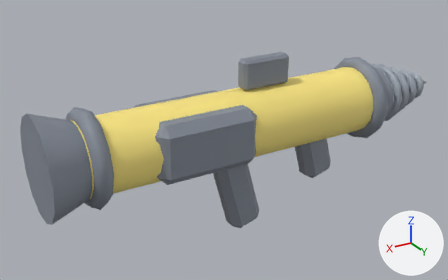
A saved change to the FBX model Assets/CPW/Resources/Models/Weapons/Drill.fbx.
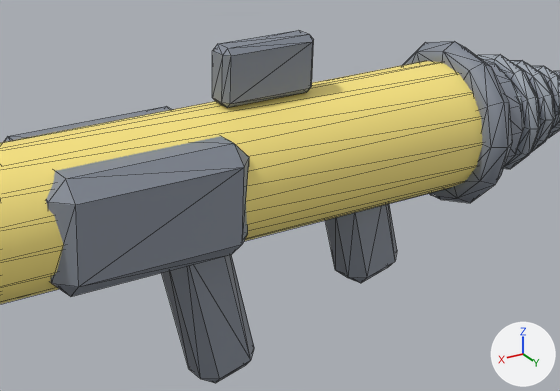
Old and new are each drawn whole from a 50 mm lens placed at (0.98, 1.628, 0.97), pointed at (-0.042, -0.075, 0.118) and again close up on the part from 30% to 92% of the width and 13% to 83% of the height. Every picture has the same lights, and +X, +Y and +Z are marked at lower right. The first two pictures are the older version. The close-ups show mesh edges as thin lines.

Before the edit, the objects in view are built like this:
```python
me_drill = bpy.data.meshes.new('Drill')
me_drill.from_pydata(...)  # 625 vertices, 1222 faces; spans x -0.95..0.62, y -0.19..0.42, z -0.16..0.16
# faces by material slot: [60, 568, 18, 576]
me_drill.materials.append(mat_yellow)  # yellow #ffea83
me_drill.materials.append(mat_gun)  # grey #858c98
me_drill.materials.append(mat_steel)  # light grey #c4cbd4
me_drill.materials.append(mat_steel_dark)  # grey #a0a8b2
ob_drill = bpy.data.objects.new('Drill', me_drill)
ob_drill.location = (0.0, 0.0, 0.0)
ob_drill.rotation_euler = (1.571, 0.0, 0.0)  # degrees (90, 0, 0)
```
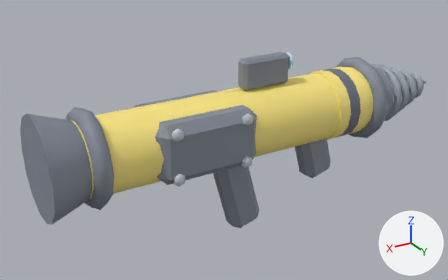
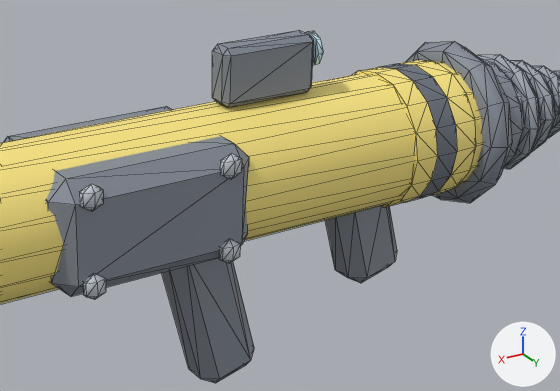
What differs and where, as boxes (x1, y1, x2, y2) in the close-ups (560 x 391 px):
part 1 of me_drill, added: after (79, 184, 103, 211)
part 2 of me_drill, added: after (220, 153, 242, 180)
part 3 of me_drill, added: after (83, 274, 106, 300)
part 4 of me_drill, added: after (219, 239, 240, 264)
part 5 of me_drill, added: after (305, 31, 324, 65)
part 6 of me_drill, added: after (353, 60, 476, 208)

The change, as a diff of the scene's bpy script:
```diff
--- a/Assets/CPW/Resources/Models/Weapons/Drill.fbx.py
+++ b/Assets/CPW/Resources/Models/Weapons/Drill.fbx.py
@@ mat_glass @@
+mat_glass = principled_material('glass')
+mat_glass.base_color = (0.624, 0.878, 1.0)  # cyan #cff1ff
+mat_glass.roughness = 0.55
@@ mat_gun_dark @@
+mat_gun_dark = principled_material('gun_dark')
+mat_gun_dark.base_color = (0.149, 0.169, 0.204)  # grey #6c727d
+mat_gun_dark.roughness = 0.55
@@ me_drill @@
 # used by ob_drill; location = (0.0, 0.0, 0.0); rotation_euler = (1.571, 0.0, 0.0), in degrees (90, 0, 0)
-me_drill.from_pydata(...)  # 625 vertices, 1222 faces; spans x -0.95..0.62, y -0.19..0.42, z -0.16..0.16
+me_drill.from_pydata(...)  # 761 vertices, 1498 faces; spans x -0.95..0.62, y -0.19..0.42, z -0.16..0.16
+# me_drill part 1: a new loose piece, a UV sphere (6 segments, 3 rings, poles along y) spanning x 0.224..0.257, y 0.25..0.294, z -0.146..-0.125, in mat_steel (light grey #c4cbd4)
+# me_drill part 2: a new loose piece, a UV sphere (6 segments, 3 rings, poles along y) spanning x -0.016..0.017, y 0.25..0.294, z -0.146..-0.125, in mat_steel (light grey #c4cbd4)
+# me_drill part 3: a new loose piece, a UV sphere (6 segments, 3 rings, poles along y) spanning x 0.224..0.257, y 0.106..0.15, z -0.146..-0.125, in mat_steel (light grey #c4cbd4)
+# me_drill part 4: a new loose piece, a UV sphere (6 segments, 3 rings, poles along y) spanning x -0.016..0.017, y 0.106..0.15, z -0.146..-0.125, in mat_steel (light grey #c4cbd4)
+# me_drill part 5: a new loose piece, an 8-sided cylinder along x spanning x -0.25..-0.24, y 0.36..0.42, z -0.03..0.03, in mat_glass (cyan #cff1ff)
+# me_drill part 6: a new loose piece of 64 vertices spanning x -0.52..-0.39, y 0.08..0.32, z -0.12..0.12
 me_drill.materials.append(mat_yellow)
@@ me_drill @@
 me_drill.materials.append(mat_steel_dark)
+me_drill.materials.append(mat_gun_dark)  # grey #6c727d
+me_drill.materials.append(mat_glass)  # cyan #cff1ff
```
